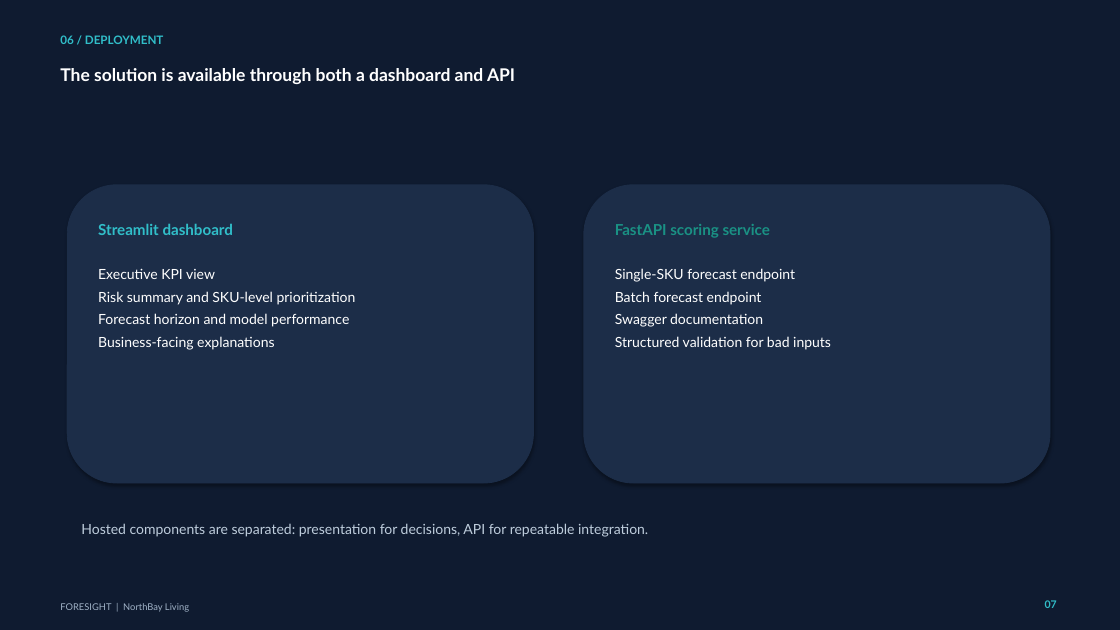
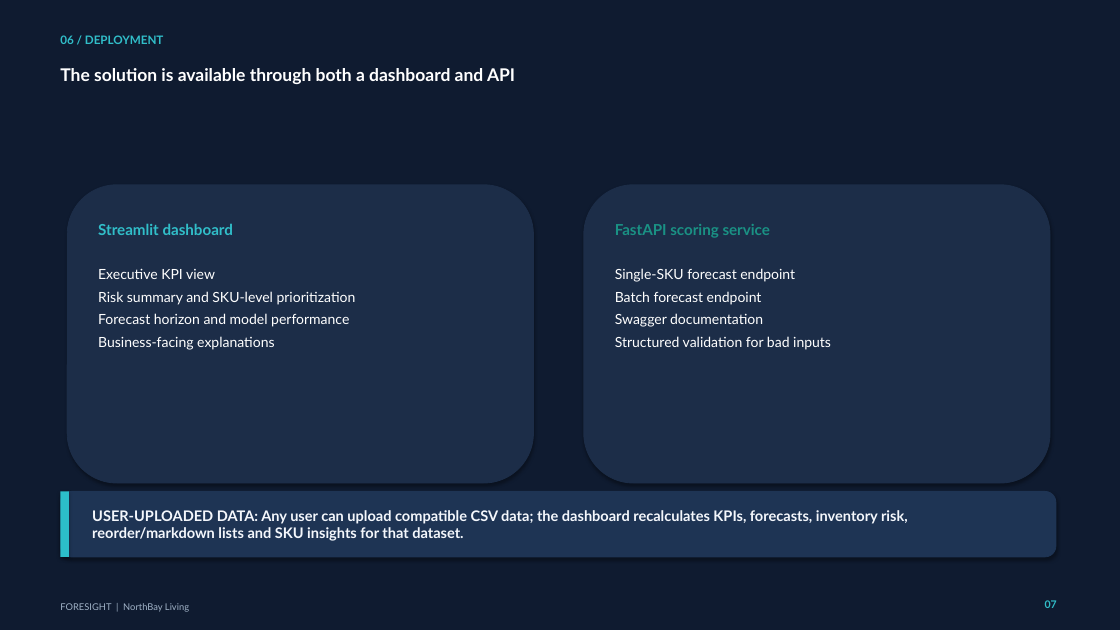
Before and after one commit to Abhi7012000/FORESIGHT, a slide deck: slide 7 of reports/FORESIGHT_REPORT.pptx. Drawn at 1120x630 pixels with LibreOffice and Linux fonts; fonts in the diff are those of the drawing. Boxes give left, top, right and bottom in pixels: in the first picture for what was removed or moved away, otherwise in the second. Text is boxed around its words. In the diff, an @@ line names an element or a change of style, - is before the commit and + after.

Commit message:
Update FORESIGHT report with dashboard upload capability

```diff
--- a/reports/FORESIGHT_REPORT.pptx
+++ b/reports/FORESIGHT_REPORT.pptx
@@ rounded rectangle added at <box>60,492,1056,557</box>, fill #1E3454, outline #1E3454 0.75 pt @@
@@ rectangle added at <box>60,492,69,557</box>, fill #2CBEC9 @@
@@ text removed at <box>81,523,648,537</box> @@
-Hosted components are separated: presentation for decisions, API for repeatable integration.
@@ text added at <box>92,510,908,541</box>, 12.5 pt, text #F4F7FC, bold @@
+USER-UPLOADED DATA: Any user can upload compatible CSV data; the dashboard recalculates KPIs, forecasts, inventory risk, reorder/markdown lists and SKU insights for that dataset.
```
Also in this commit, not shown: 1 other slide changed, 8 slides added.
